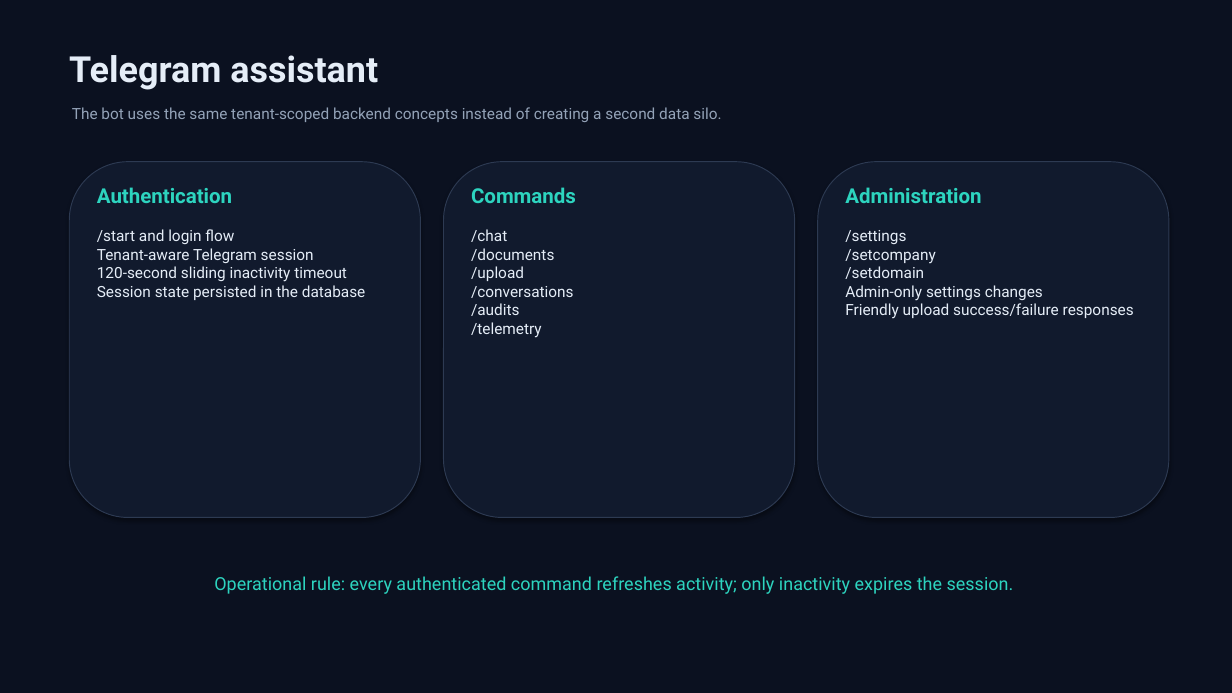
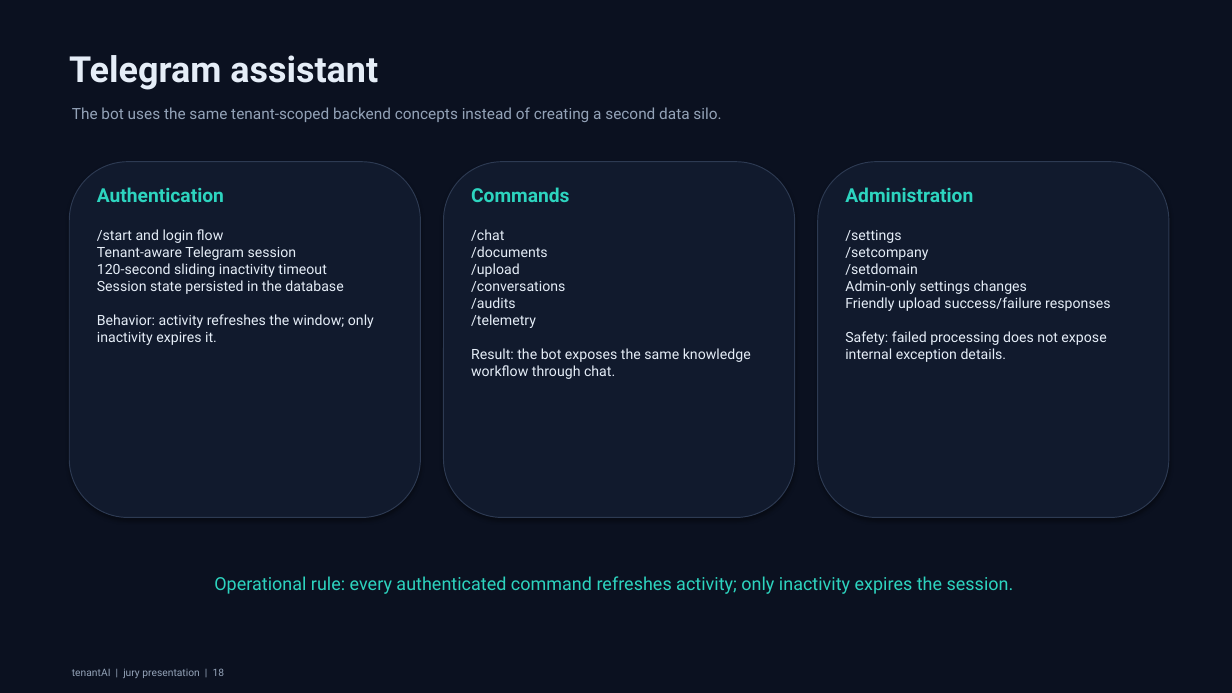
Before and after one commit to aksharganji23/tenantAI, a slide deck: slide 18 of presentation/SaaSsum_AI_Presentation.pptx. Drawn at 1232x693 pixels with LibreOffice and Linux fonts; fonts in the diff are those of the drawing. Boxes give left, top, right and bottom in pixels: in the first picture for what was removed or moved away, otherwise in the second. Text is boxed around its words. In the diff, an @@ line names an element or a change of style, - is before the commit and + after.

```diff
--- a/presentation/SaaSsum_AI_Presentation.pptx
+++ b/presentation/SaaSsum_AI_Presentation.pptx
@@ size 16 to 15 pt in 3 elements at bbox=[97, 187, 224, 202], bbox=[471, 187, 570, 202], bbox=[845, 187, 973, 202] @@
@@ text at bbox=[97, 229, 374, 345]: text changed; size 12 to 11 pt @@
-/start and login flow
-Tenant-aware Telegram session
-120-second sliding inactivity timeout
-Session state persisted in the database
+/start and login flow
+Tenant-aware Telegram session
+120-second sliding inactivity timeout
+Session state persisted in the database
+Behavior: activity refreshes the window; only inactivity expires it.
@@ text at bbox=[471, 229, 751, 379]: text changed; size 12 to 11 pt @@
-/chat
-/documents
-/upload
-/conversations
-/audits
-/telemetry
+/chat
+/documents
+/upload
+/conversations
+/audits
+/telemetry
+Result: the bot exposes the same knowledge workflow through chat.
@@ text at bbox=[845, 230, 1110, 362]: text changed; size 12 to 11 pt @@
-/settings
-/setcompany
-/setdomain
-Admin-only settings changes
-Friendly upload success/failure responses
+/settings
+/setcompany
+/setdomain
+Admin-only settings changes
+Friendly upload success/failure responses
+Safety: failed processing does not expose internal exception details.
@@ text added at bbox=[72, 668, 225, 678], 8 pt, text #94A3B8 @@
+tenantAI | jury presentation | 18
```
Also in this commit, not shown: 22 other slides changed, 1 other file.
